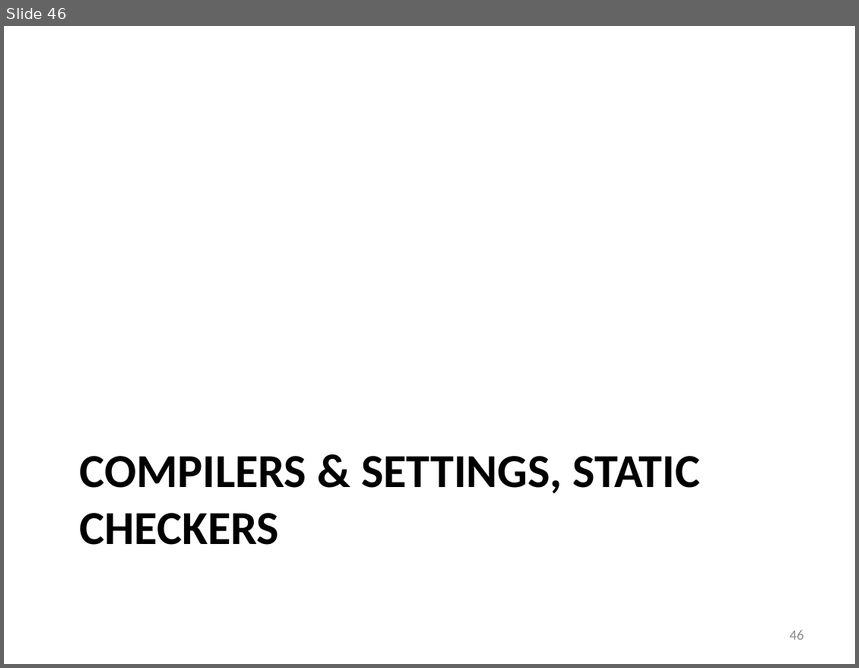
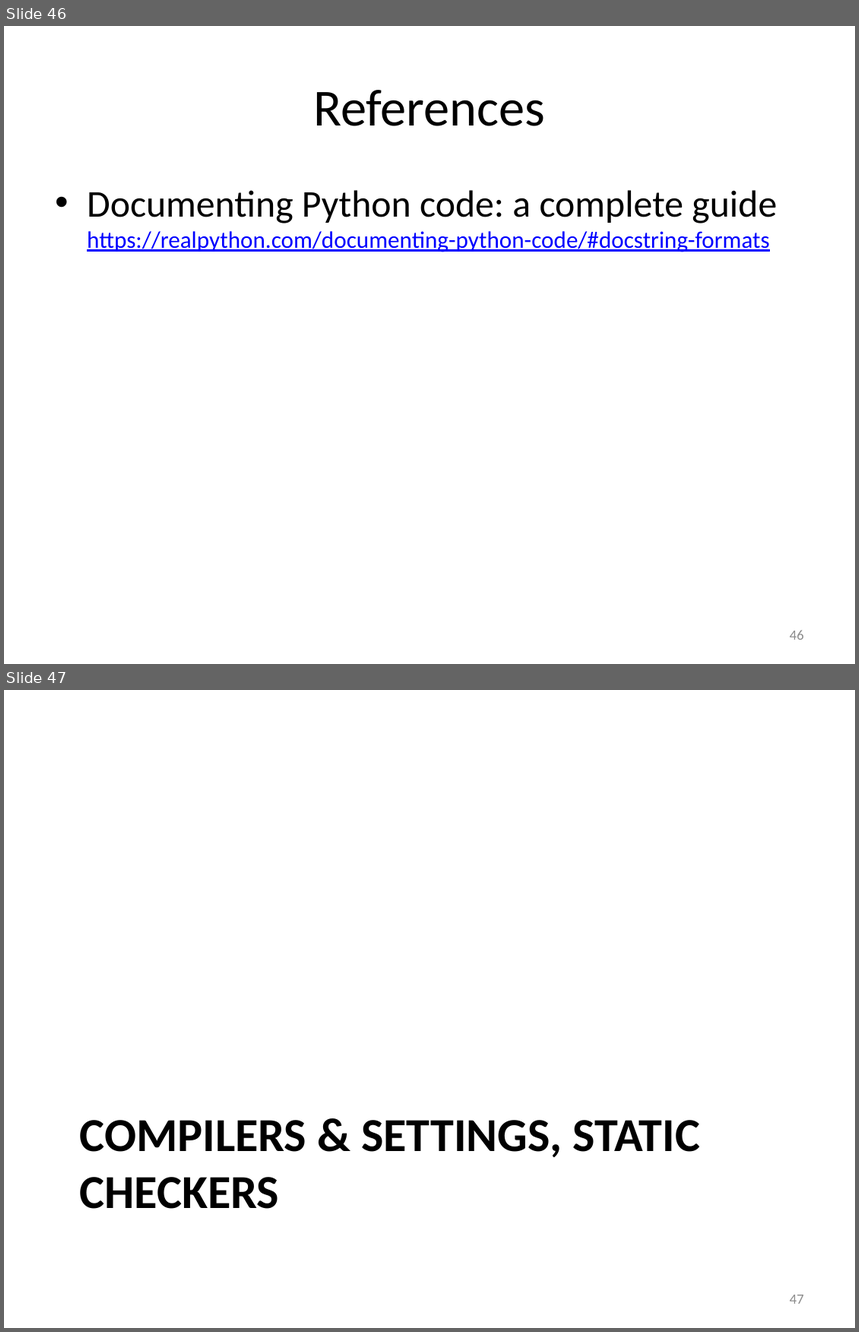
Before and after one commit to gjbex/training-material, a slide deck: Debugging/debugging.pptx. Shown one above the other, each under a label of ours: slide 46 before the commit, slides 46 and 47 after it. The pictures are 859x668 and 859x1332 pixels, drawn with LibreOffice and Linux fonts; fonts in the diff are those of the drawing. Boxes give left, top, right and bottom in pixels: in the first picture for what was removed or moved away, otherwise in the second. Text is boxed around its words. In the diff, an @@ line names an element or a change of style, - is before the commit and + after.

Commit message:
Add references to documentation section; add standard Fortran compiler flag

```diff
--- a/Debugging/debugging.pptx
+++ b/Debugging/debugging.pptx
@@ slide 46 added at (4, 26, 855, 664), background #FFFFFF @@
@@ title added at (313, 90, 545, 126), 44 pt, text #000000 @@
+References
@@ text added at (87, 190, 777, 252), 20 pt, text #0000FF, underline @@
+• Documenting Python code: a complete guide
+  https://realpython.com/documenting-python-code/#docstring-formats
@@ page number added at (790, 630, 804, 640), 12 pt, text #8C8C8C @@
+46
@@ what was slide 46 is now slide 47 @@
@@ page number at (790, 1295, 804, 1304): text changed @@
-46
+47
```
Also in this commit, not shown: 3 slides changed.
